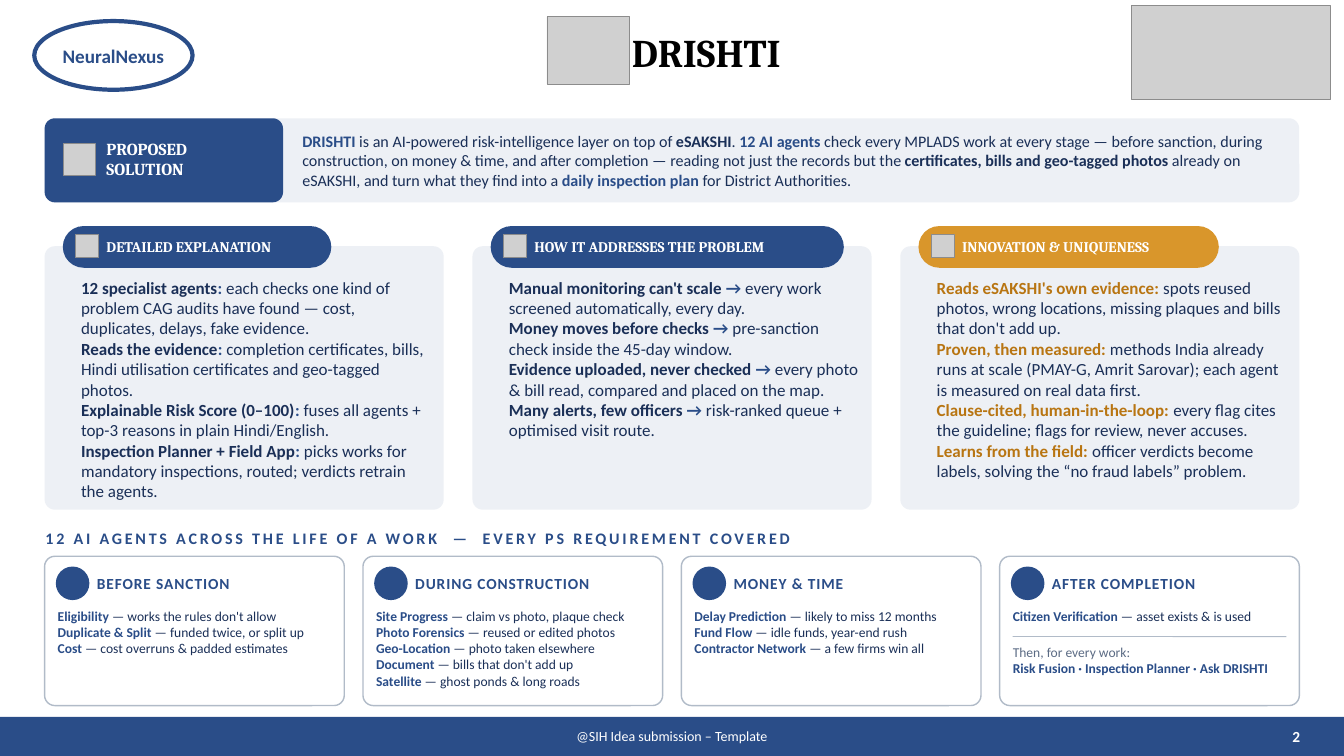
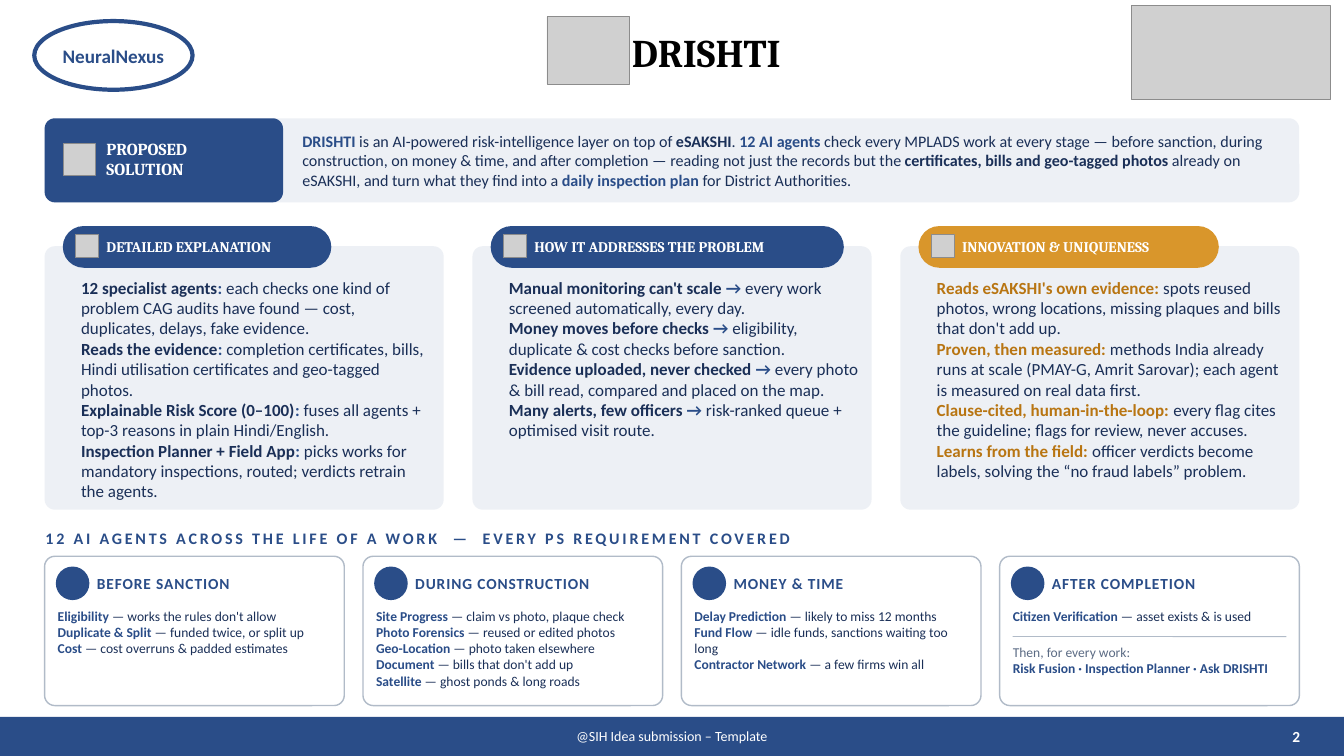
Before and after one commit to AdityaMore776/NidhiNetra, a slide deck: slide 2 of docs/deck/DRISHTI_SIH26102_v2.pptx. Drawn at 1344x756 pixels with LibreOffice and Linux fonts; fonts in the diff are those of the drawing; grey boxes stand for pictures; background and template pictures are left out. Boxes give left, top, right and bottom in pixels: in the first picture for what was removed or moved away, otherwise in the second. Text is boxed around its words. In the diff, an @@ line names an element or a change of style, - is before the commit and + after.

```diff
--- a/docs/deck/DRISHTI_SIH26102_v2.pptx
+++ b/docs/deck/DRISHTI_SIH26102_v2.pptx
@@ text at [509, 322, 797, 358]: text changed @@
-• Money moves before checks → pre-sanction check inside the 45-day window.
+• Money moves before checks → eligibility, duplicate & cost checks before sanction.
@@ text at [694, 627, 948, 656]: text changed @@
-Fund Flow — idle funds, year-end rush
+Fund Flow — idle funds, sanctions waiting too long
```
Also in this commit, not shown: 2 other slides changed, 2 other files.
